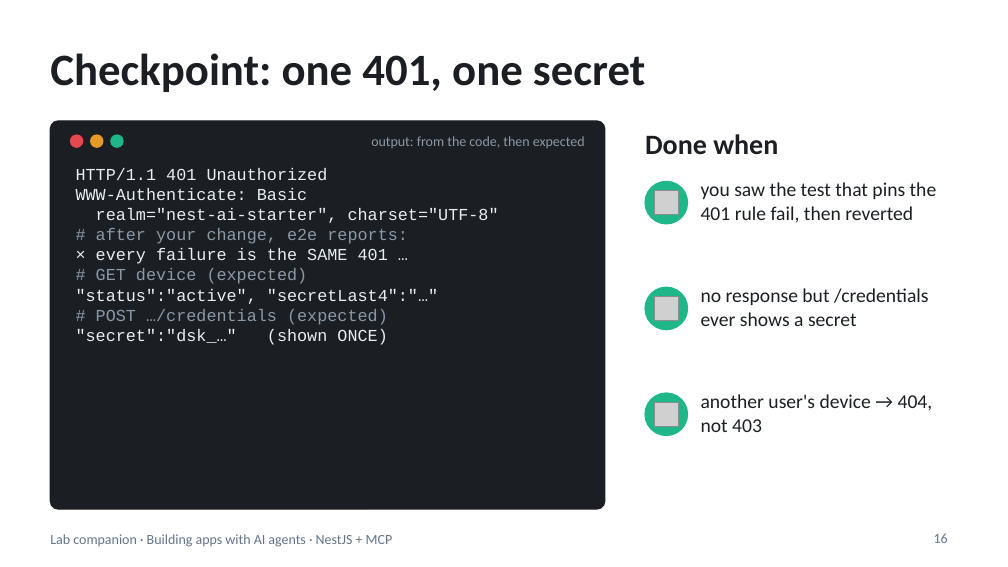
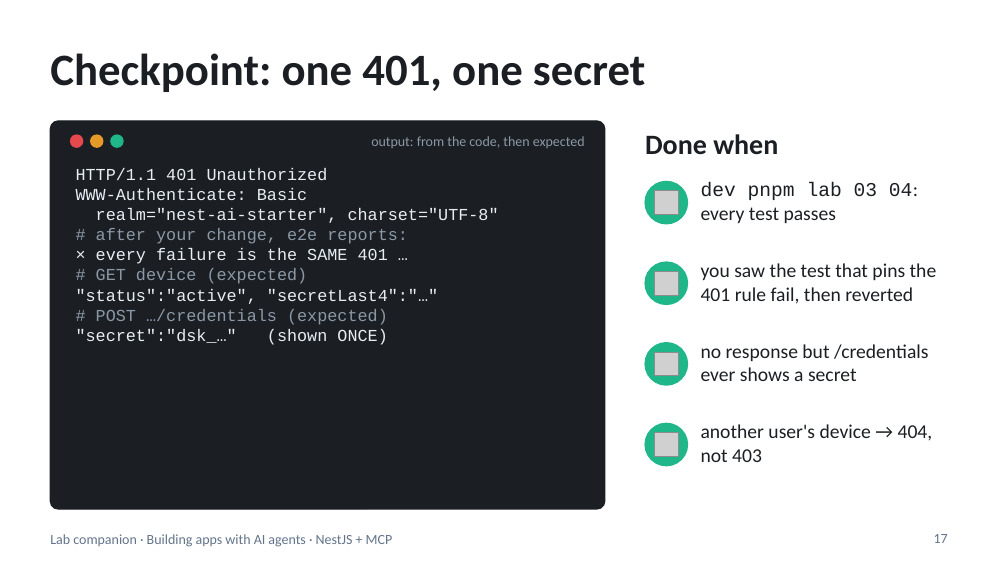
Before and after one commit to blazaga/ai-training-modules, a slide deck: slide 17 of docs/ai-agent-training/slides/lab-companion-lite.pptx (slide 16 before the commit). Drawn at 1008x567 pixels with LibreOffice and Linux fonts; fonts in the diff are those of the drawing; grey boxes stand for pictures. Boxes give left, top, right and bottom in pixels: in the first picture for what was removed or moved away, otherwise in the second. Text is boxed around its words. In the diff, an @@ line names an element or a change of style, - is before the commit and + after.

```diff
--- a/docs/ai-agent-training/slides/lab-companion-lite.pptx
+++ b/docs/ai-agent-training/slides/lab-companion-lite.pptx
@@ text added at (701, 183, 918, 223), 14 pt, text #1B1F24 @@
+dev pnpm lab 03 04: every test passes
@@ ellipse: place and size @@
-ellipse at (645, 287, 687, 330)
+ellipse at (645, 262, 687, 304)
@@ text "you saw the test that ...": place and size @@
-text "you saw the test that ..." at (701, 182, 937, 223)
+text "you saw the test that ..." at (701, 263, 937, 304)
@@ picture: place and size @@
-picture at (654, 296, 678, 321)
+picture at (654, 271, 678, 295)
@@ ellipse: place and size @@
-ellipse at (645, 393, 687, 435)
+ellipse at (645, 343, 687, 385)
@@ picture: place and size @@
-picture at (654, 402, 678, 426)
+picture at (654, 352, 678, 376)
@@ text "no response but /credentials ever ...": place and size @@
-text "no response but /credentials ever ..." at (701, 288, 929, 326)
+text "no response but /credentials ever ..." at (701, 344, 929, 381)
@@ text "another user's device → 404, ...": place and size @@
-text "another user's device → 404, ..." at (701, 394, 933, 432)
+text "another user's device → 404, ..." at (701, 424, 933, 462)
@@ ellipse added at (645, 423, 687, 466), fill #1FB68A, outline #1FB68A 1 pt @@
@@ picture added at (654, 432, 678, 457) @@
@@ page number at (934, 534, 948, 543): text changed @@
-16
+17
```
Also in this commit, not shown: 12 other slides changed, 1 slide added, 36 other files.
